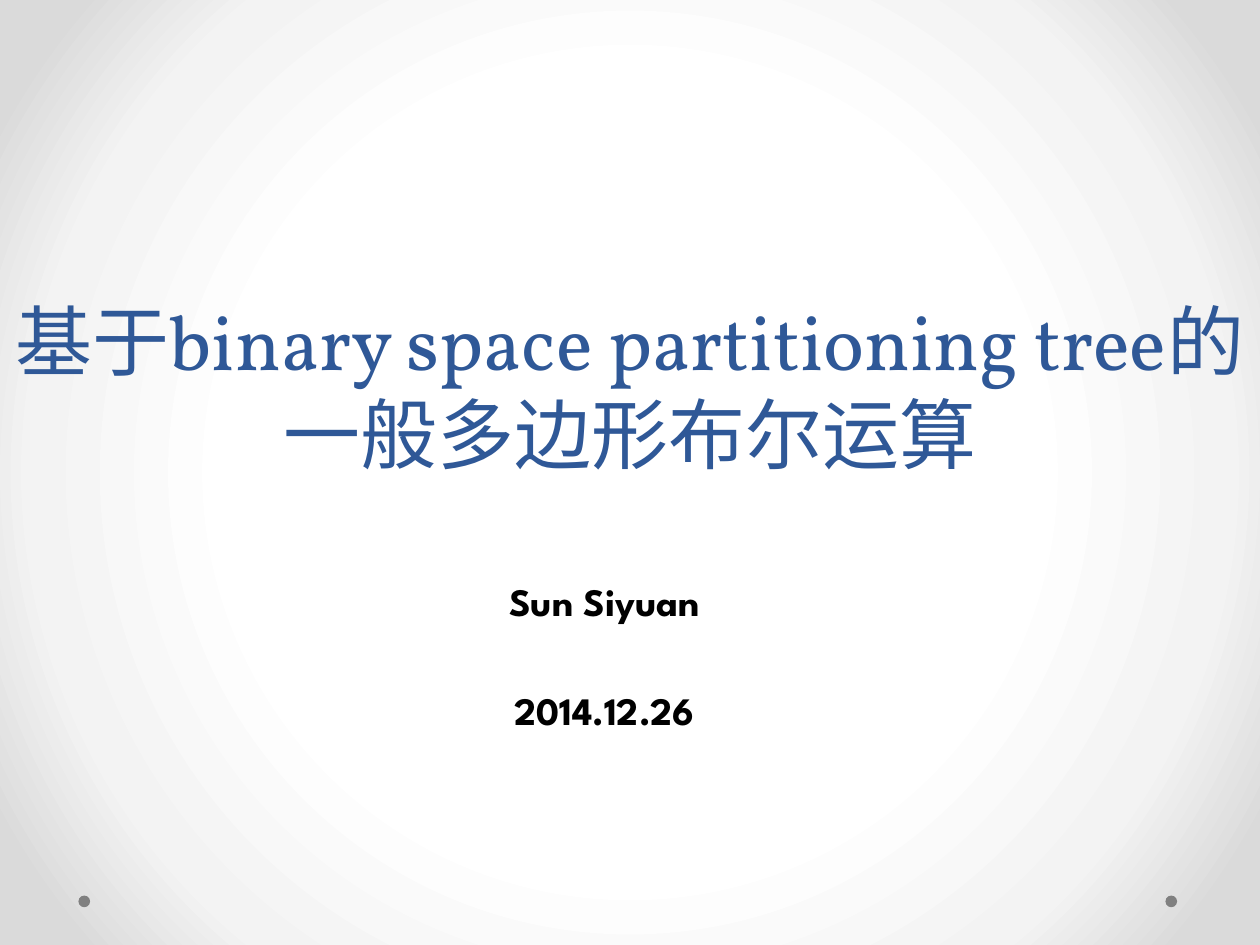
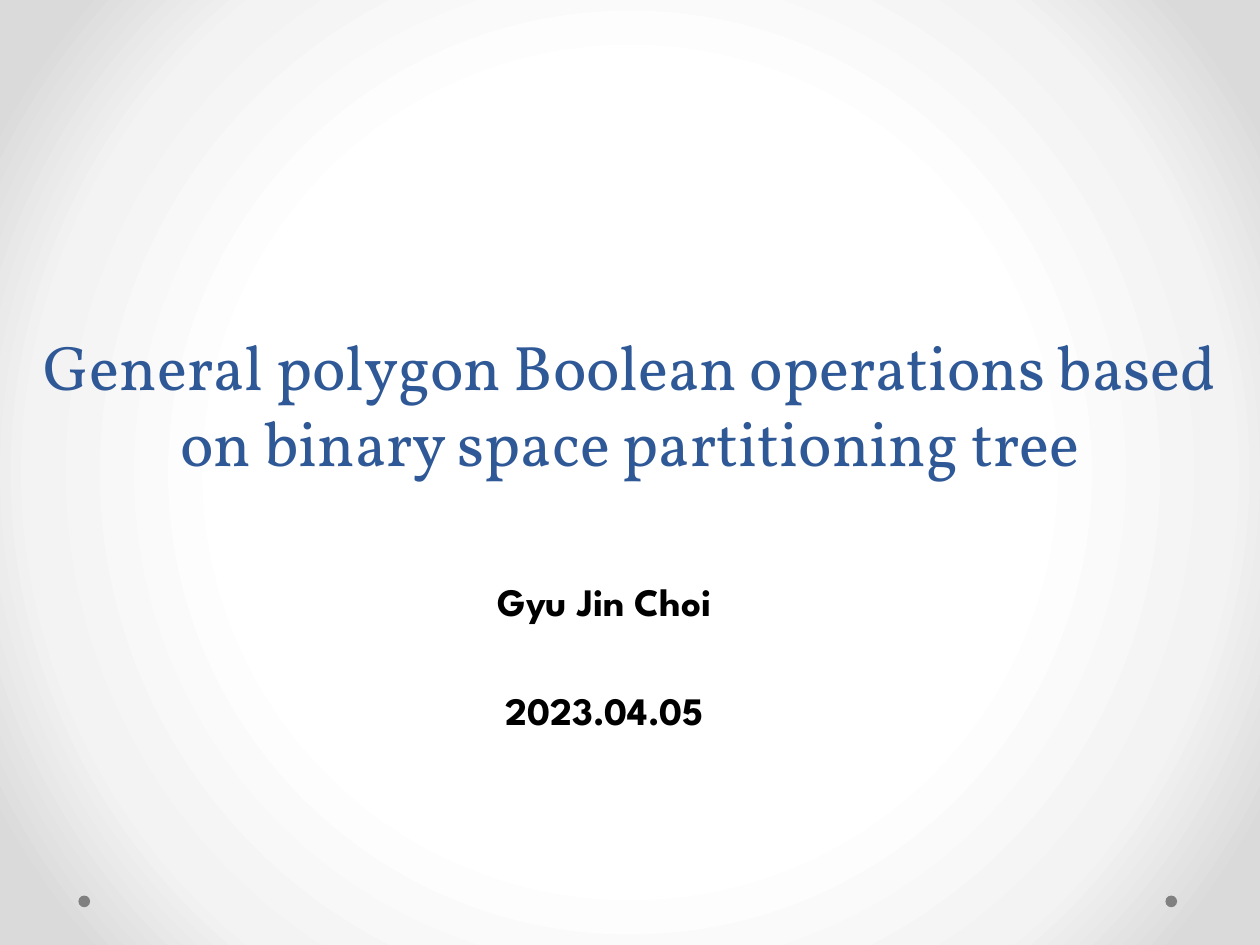
Before and after one commit to goldragoon/BspTreeBooleanOperation, a slide deck: slide 1 of report.pptx. Drawn at 1260x945 pixels with LibreOffice and Linux fonts; fonts in the diff are those of the drawing. Boxes give left, top, right and bottom in pixels: in the first picture for what was removed or moved away, otherwise in the second. Text is boxed around its words. In the diff, an @@ line names an element or a change of style, - is before the commit and + after.

```diff
--- a/report.pptx
+++ b/report.pptx
@@ title at (x1=44, y1=345, x2=1216, y2=482): text changed; size 44 to 36 pt @@
-基于binary space partitioning tree的一般多边形布尔运算
+General polygon Boolean operations based on binary space partitioning tree
@@ subtitle at (x1=498, y1=589, x2=712, y2=726): text changed @@
-Sun Siyuan
-2014.12.26
+Gyu Jin Choi
+2023.04.05
```
Also in this commit, not shown: 7 other slides changed, 9 other files.
